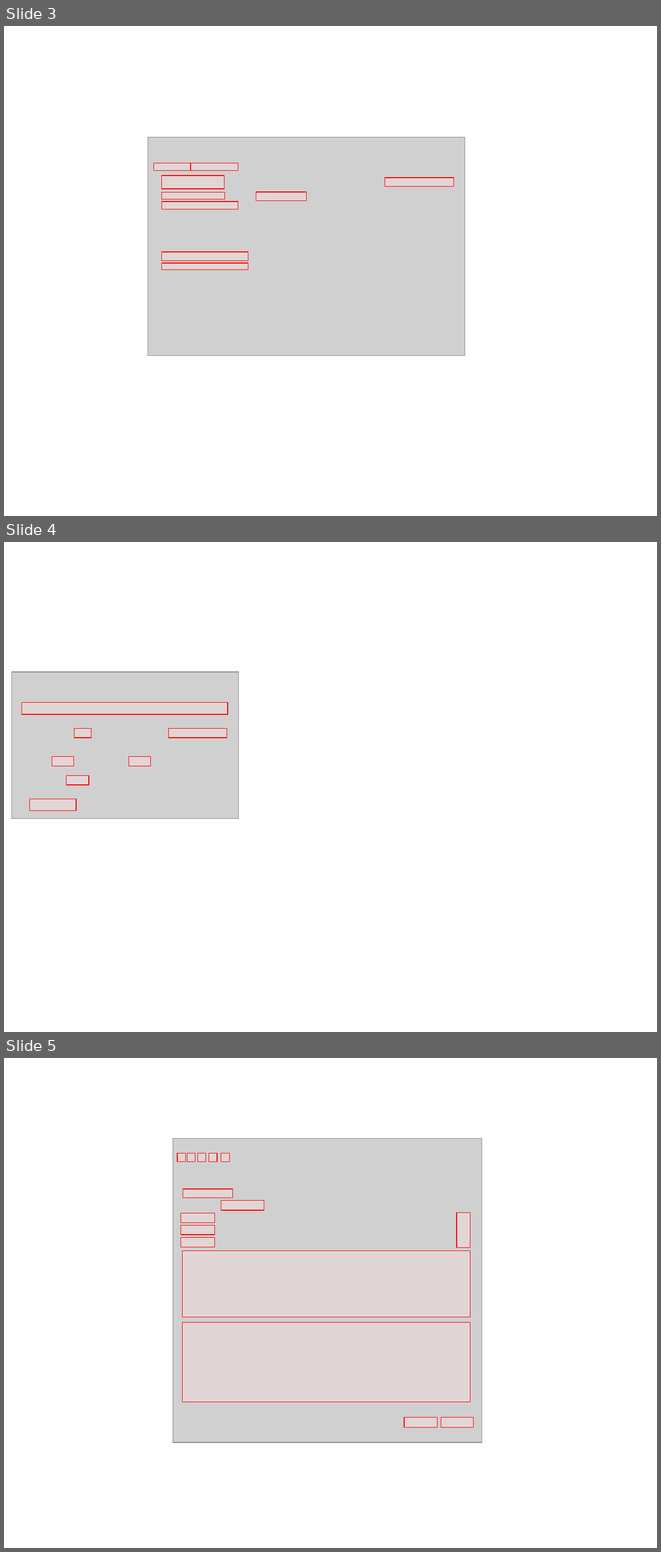
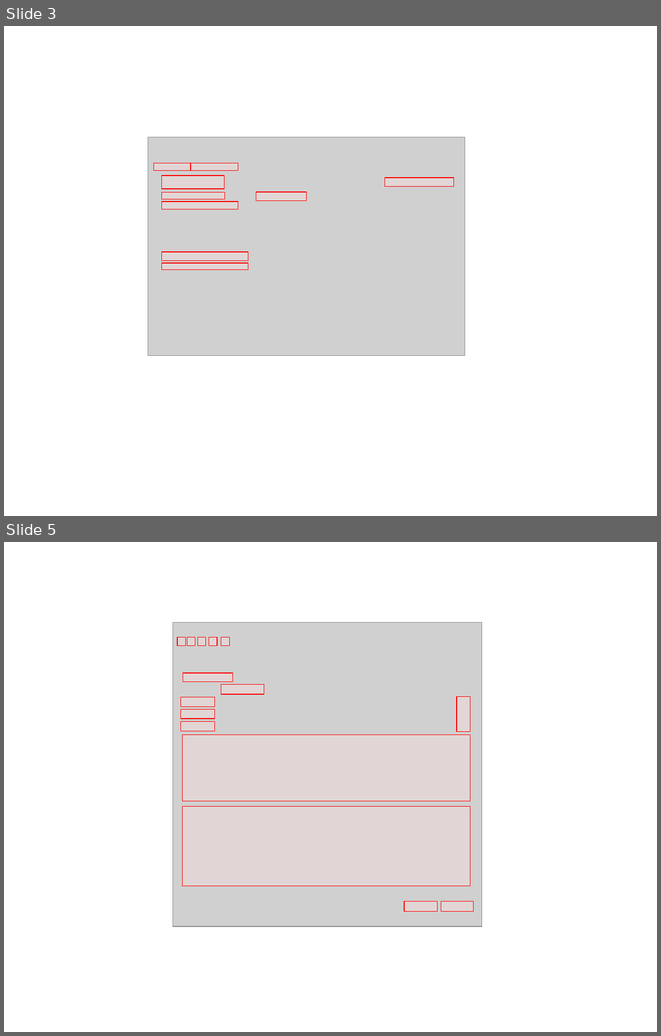
Before and after one commit to CLIMA-VECTO/vecto-sim, a slide deck: User Manual Source/material User Manual.pptx. Shown one above the other, each under a label of ours: slides 3, 4 and 5 before the commit, slides 3 and 5 after it; the slides between them are not shown. The pictures are 661x1552 and 661x1036 pixels, drawn with LibreOffice and Linux fonts; fonts in the diff are those of the drawing; grey boxes stand for pictures. Boxes give left, top, right and bottom in pixels: in the first picture for what was removed or moved away, otherwise in the second. Text is boxed around its words. In the diff, an @@ line names an element or a change of style, - is before the commit and + after.

```diff
--- a/User Manual Source/material User Manual.pptx
+++ b/User Manual Source/material User Manual.pptx
@@ slide 4 removed at (x1=4, y1=542, x2=657, y2=1032), background #FFFFFF @@
@@ picture removed at (x1=12, y1=672, x2=238, y2=818) @@
@@ rectangle removed at (x1=21, y1=703, x2=227, y2=714) @@
@@ rectangle removed at (x1=74, y1=728, x2=91, y2=737) @@
@@ rectangle removed at (x1=168, y1=728, x2=227, y2=737) @@
@@ rectangle removed at (x1=52, y1=757, x2=74, y2=766) @@
@@ rectangle removed at (x1=129, y1=757, x2=150, y2=766) @@
@@ rectangle removed at (x1=66, y1=776, x2=89, y2=785) @@
@@ rectangle removed at (x1=30, y1=799, x2=77, y2=810) @@
```
Also in this commit, not shown: 1 slide changed, 8 slides added, 37 other files.
